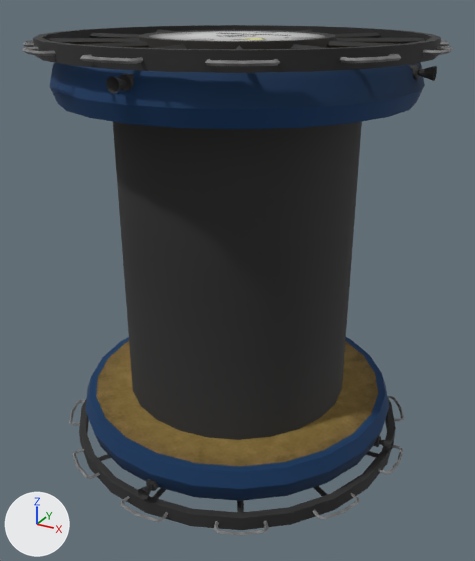
The FBX model Models/Spindle.FBX: old version first, new version second.
Both versions are drawn from a 50 mm lens placed at (2.16, -3.92, 1.71), pointed at (0.05, -0.08, -0.21). Lighting does not change. The marker at lower left points along +X, +Y and +Z. Objects named as collision shapes, trigger or cutter boxes, shadow casters or lower levels of detail are left out. Where no turn or scale is listed for an object, it has been applied to the vertices. Vertices at the same position are counted once.

Names of what the first picture shows: 'Cylinder002', 'EndCap001', 'EndCap002', 'StructuralRing001', 'StructuralRing002'.
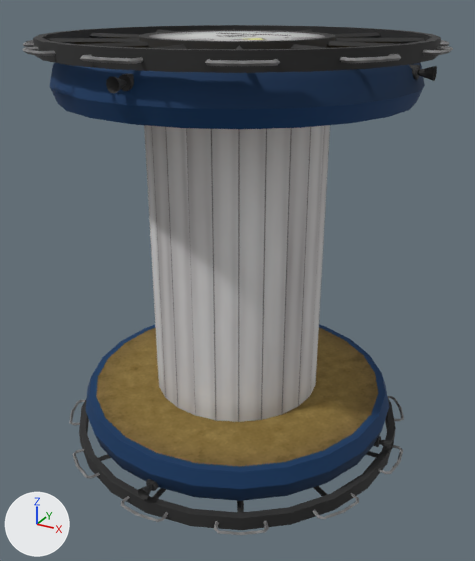
The change in detail:
me_mesh_086 has 48 vertices, 24 faces and spans x -3.61..3.61, y -3.61..3.61, z -5.94..4.15.
me_mesh_086 is used by ob_cylinder002; parent ob_spindle; location (0.0, 0.0, 0.643); scale (0.748, 0.748, 0.698).
me_mesh_086 part 1: texture (UV) coordinates of 24 of 24 faces, centred in x -3.55..3.55, y -3.55..3.55, z -0.9, changed; they spanned u 0.93..0.98, v 0.93..0.98 and now span u 0.0..0.25, v 0.7..0.84.
Object 'Cylinder002' (ob_cylinder002) is rescaled from (0.748, 0.748, 0.698) to (0.565, 0.565, 0.698).

Location of each change, (x1, y1, x2, y2) in pixels of the pictures (475 x 561 px):
'Cylinder002', surface changed, rescaled (25% narrower, 7% shorter): before (113, 122, 362, 440); after (144, 125, 330, 422)
